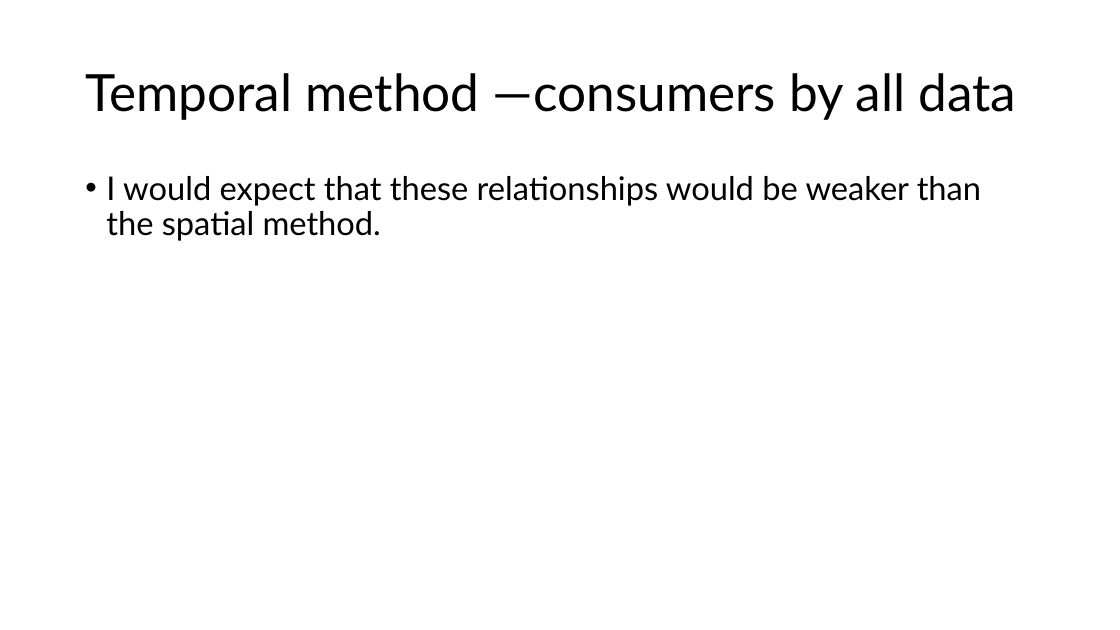
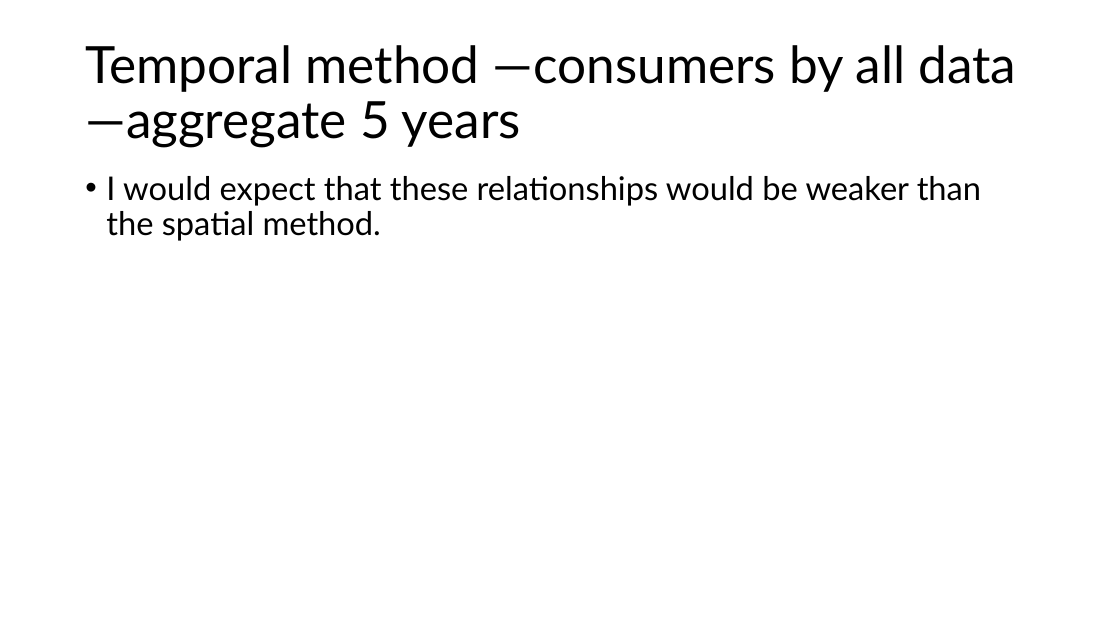
Before and after one commit to lter/ssecr-diversity-stability, a slide deck: slide 22 of DS_relationships.pptx. Drawn at 1120x630 pixels with LibreOffice and Linux fonts; fonts in the diff are those of the drawing. Boxes give left, top, right and bottom in pixels: in the first picture for what was removed or moved away, otherwise in the second. Text is boxed around its words. In the diff, an @@ line names an element or a change of style, - is before the commit and + after.

Commit message:
milestone of spatial-temporal methods

```diff
--- a/DS_relationships.pptx
+++ b/DS_relationships.pptx
@@ title at bbox=[85, 45, 1017, 148]: text changed @@
-Temporal method —consumers by all data
+Temporal method —consumers by all data—aggregate 5 years
```
Also in this commit, not shown: 2 other slides changed, 1 slide added, 5 other files.
